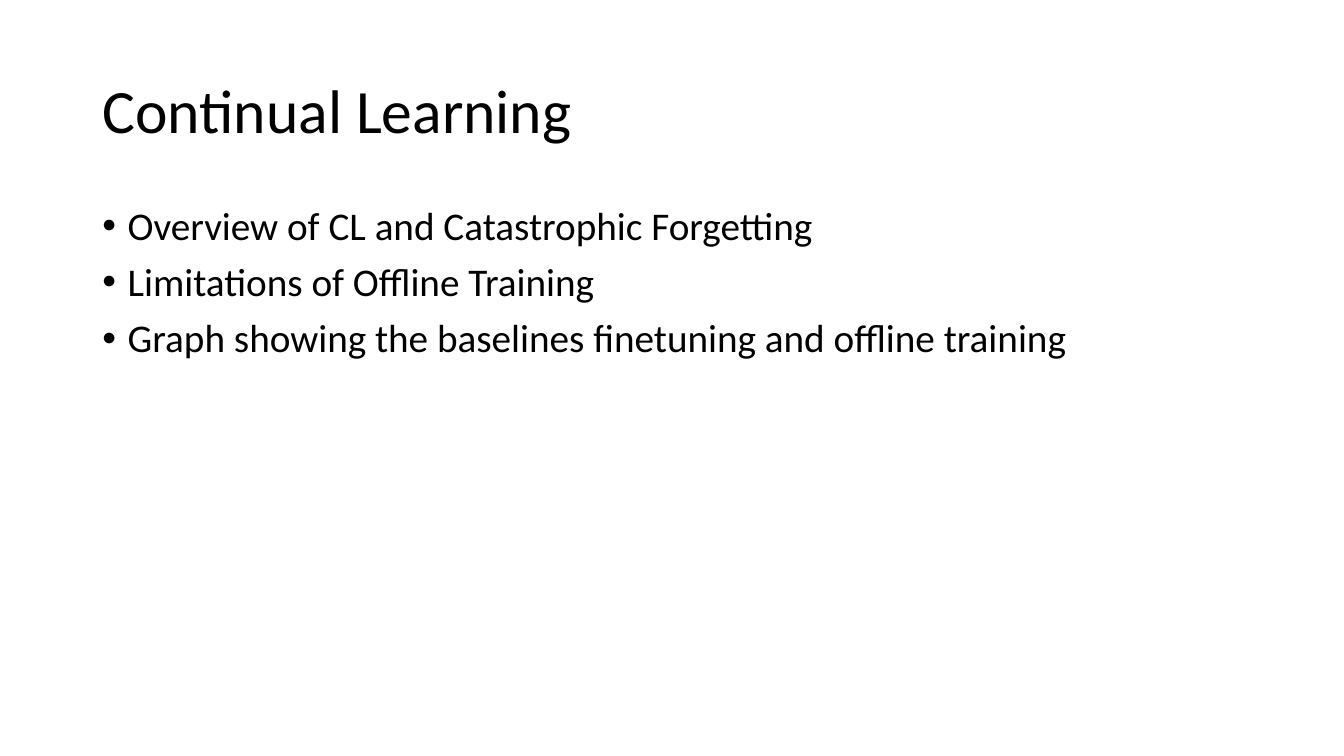
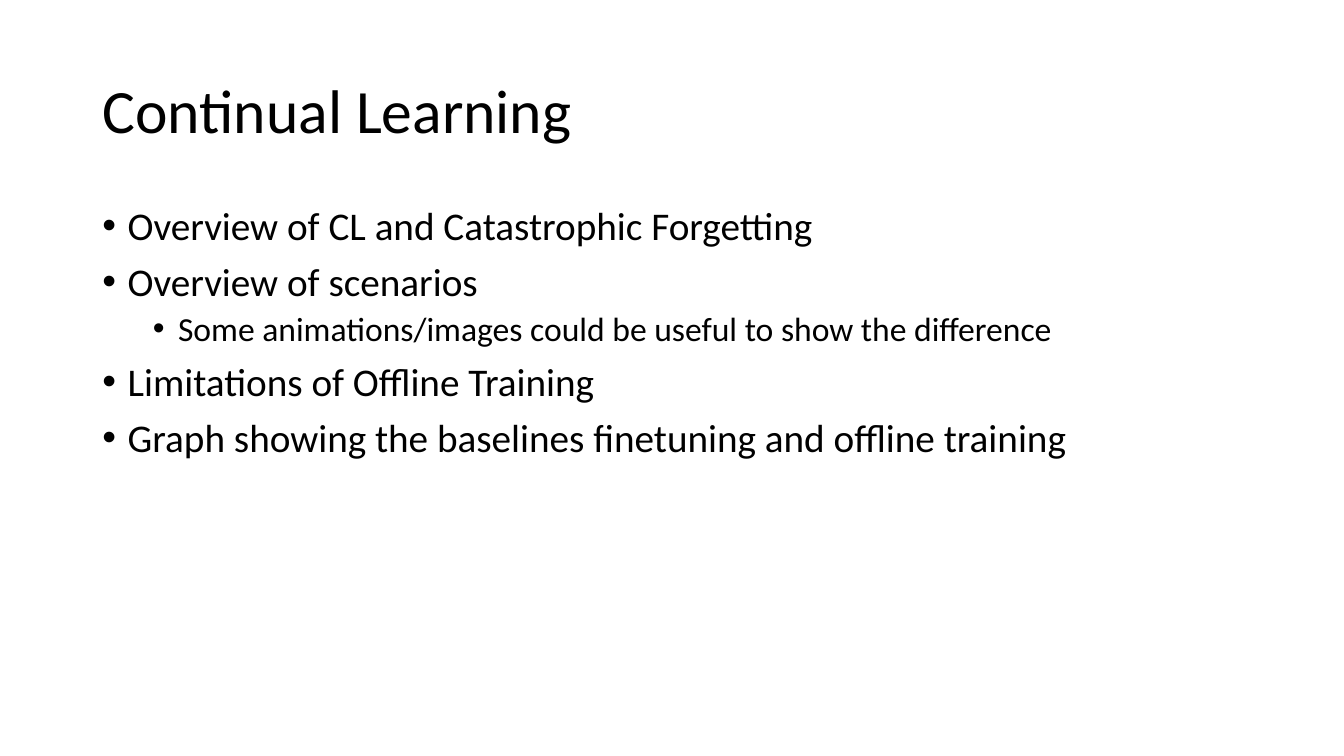
Before and after one commit to fboyle2001/advanced-project, a slide deck: slide 2 of Documents/Project Video/Continual Learning Techniques for Image Classification.pptx. Drawn at 1344x756 pixels with LibreOffice and Linux fonts; fonts in the diff are those of the drawing. Boxes give left, top, right and bottom in pixels: in the first picture for what was removed or moved away, otherwise in the second. Text is boxed around its words. In the diff, an @@ line names an element or a change of style, - is before the commit and + after.

Commit message:
Small powerpoint changes

```diff
--- a/Documents/Project Video/Continual Learning Techniques for Image Classification.pptx
+++ b/Documents/Project Video/Continual Learning Techniques for Image Classification.pptx
@@ text at (128, 269, 1051, 347): paragraphs added @@
+• Overview of scenarios
+  • Some animations/images could be useful to show the difference
```
